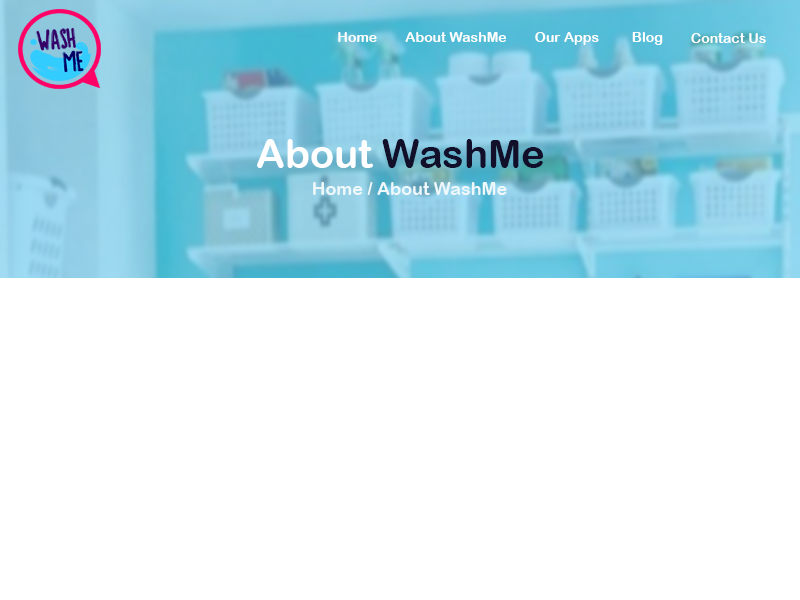
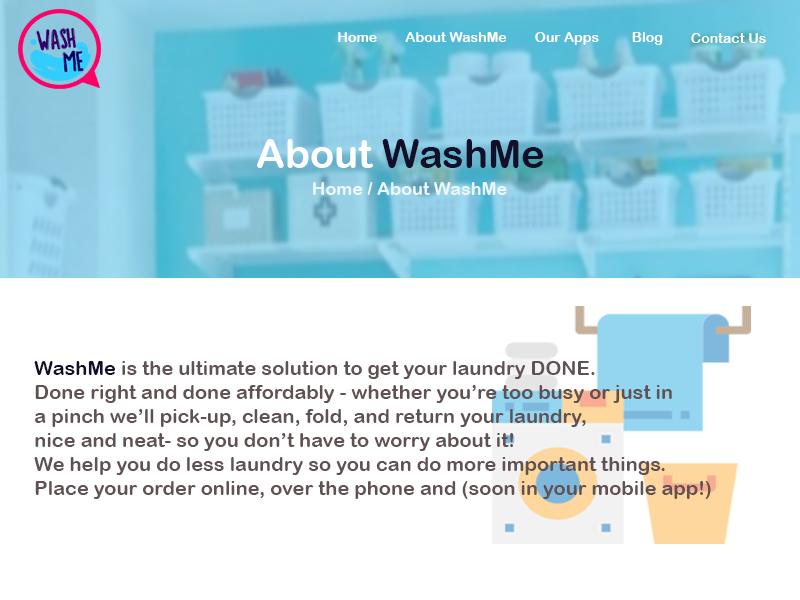
Comparing the layer stacks of the two 800×600 images. Changes:
added layer "WashMe is the ultimate solution to get your laundry DONE. Done" above "Layer 3" over (34, 361, 711, 499)
added layer "Layer 3" above "Home / About WashMe" over (492, 306, 751, 544)
